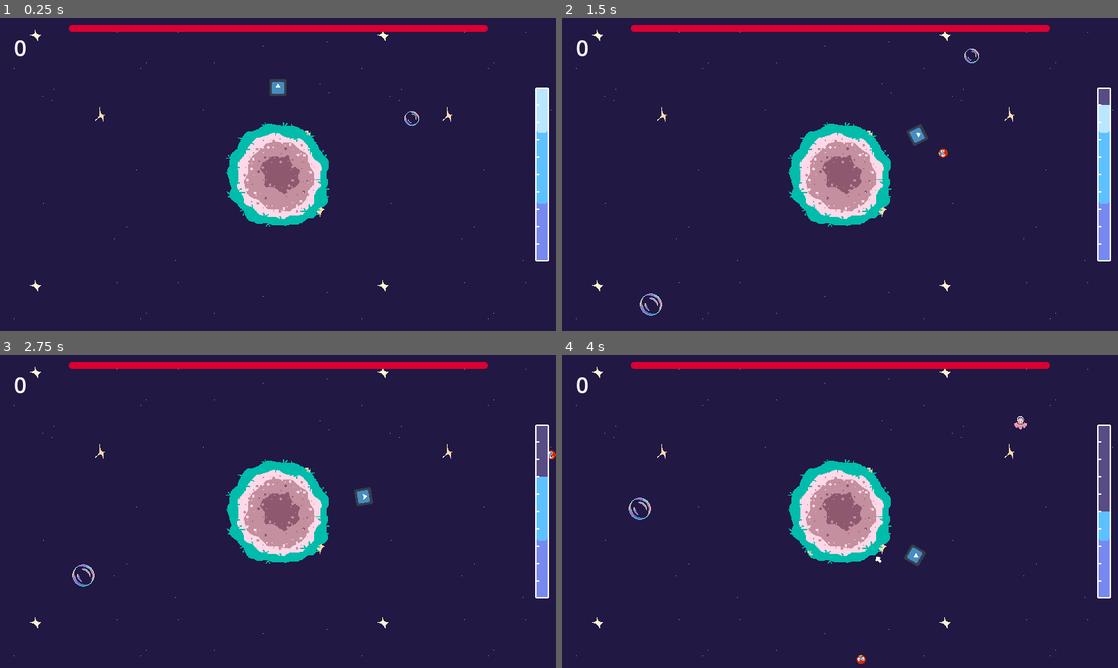
Above: before the commit, frames 1-4 (two rows, left to right).
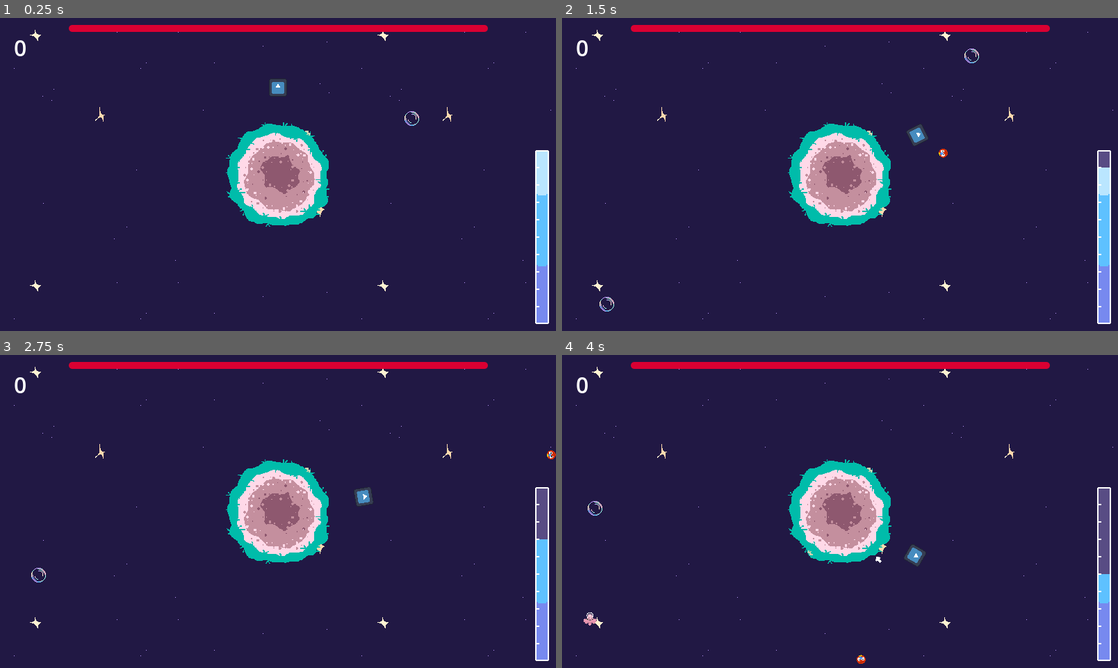
Above: after the commit, the same moments.

Repository: DoubtRabbit/space-farmer
Game: Godot game, scene res://levels/level_base.tscn
Same seed, same stepped clock (60 frames per second), same inputs: the game is played once before the commit and once after it. The engine's default icon, where the game draws it, is replaced by a stand-in: a white triangle on a blue panel in a dark square.
Inputs:
- Up to frame 1 (0.25 s): no input
- Up to frame 2 (1.5 s): tap Enter at 0.5 s; hold D (RIGHT) 0.53-1.28 s; hold Shift (WATER) 0.53-1.28 s; hold A (LEFT) from 1.28 s (still down); tap Space (ATTACK) at 1.35 s
- Up to frame 3 (2.75 s): tap Shift (WATER) at 1.55 s; release A (LEFT) at 2.03 s; hold D (RIGHT) from 2.03 s (still down); hold Shift (WATER) from 2.03 s (still down)
- Up to frame 4 (4 s): release Shift (WATER) at 2.78 s; tap Shift (WATER) at 2.85, 3.8 s; release D (RIGHT) at 3.53 s; hold A (LEFT) from 3.53 s (still down); hold Space (ATTACK) from 3.53 s (still down)

The runs differ from the first frame. In frame 1, 1.7% of the frame differs, in the area x 96-99%, y 22-98%; in frame 2, 1.8%; in frame 3, 1.8%, in the area x 5-99%, y 22-98%; in frame 4, 1.8%.

Commit message:
Move spawner code into separate managers for each enemy type

Diff:
--- a/Scenes/enemies/exploder/exploder.gd
+++ b/Scenes/enemies/exploder/exploder.gd
@@ -1,22 +1,42 @@
-extends StaticBody2D
+extends Node2D
 @onready var SPRITE: Sprite2D = $Sprite2D
 const EXPLOSION = preload("uid://behf1ielot7mo")
 @onready var level_base: Node2D = $"."
-
+@onready var timer: Timer = $Timer
+@export var distance_stop_at = 160 # distance the entity will stop at before going in quickly
 var target
-var SPEED = 100
+var speed
+var FIRST_SPEED = 100
+var SECOND_SPEED = 500
+# speed is initialized to FIRST_SPEED in _ready()
+# speed is stopped in move()
+# speed is set to SECOND_SPEED once timer times out
+# movement is based on move()
 
 # Called when the node enters the scene tree for the first time.
 func _ready() -> void:
+	speed = FIRST_SPEED
 	pass
 
-func _physics_process(delta: float) -> void:
-	var direction = target.global_position - global_position
-	var velocity = direction.normalized() * SPEED
-	position += velocity * delta
+func _process(delta: float) -> void:
+	move(delta)
+	pass
 
 func explode() -> void:
-	SPEED = 0
+	speed = 0 # stop entity
 	SPRITE.texture = EXPLOSION
 	await get_tree().create_timer(0.5).timeout
 	queue_free()
+
+func move(delta: float) -> void:
+	var dir = (target.global_position - global_position).normalized() # Vector2 towards the target
+	var remaining_distance = target.global_position - global_position # distance between the target and self
+	if (remaining_distance.length() <= distance_stop_at):
+		if (timer && timer.is_stopped()):
+			timer.start()
+			speed = 0
+	position += dir * speed * delta
+
+func _on_timer_timeout() -> void:
+	speed = SECOND_SPEED
+	timer.queue_free()
--- a/Scenes/enemies/exploder/exploder.tscn
+++ b/Scenes/enemies/exploder/exploder.tscn
@@ -6,22 +6,16 @@
 [ext_resource type="PackedScene" uid="uid://dhrvm8ls0etdo" path="res://Components/hitbox_component/hitbox_component.tscn" id="3_1nm77"]
 [ext_resource type="PackedScene" uid="uid://b5yunayl0e7ye" path="res://Components/attack/explode/explode.tscn" id="4_uhfv0"]
 
-[sub_resource type="CircleShape2D" id="CircleShape2D_lrejs"]
-radius = 18.0
-
 [sub_resource type="CircleShape2D" id="CircleShape2D_3o735"]
 radius = 22.0
 
-[node name="Exploder" type="StaticBody2D" unique_id=305382726]
+[node name="Exploder" type="Node2D" unique_id=1195157060]
 scale = Vector2(0.5, 0.5)
 script = ExtResource("1_1nm77")
 
 [node name="Sprite2D" type="Sprite2D" parent="." unique_id=1846031470]
 scale = Vector2(0.3, 0.3)
 texture = ExtResource("1_o0i0r")
-
-[node name="CollisionShape2D" type="CollisionShape2D" parent="." unique_id=1094524538]
-shape = SubResource("CircleShape2D_lrejs")
 
 [node name="HealthComponent" parent="." unique_id=1020687223 instance=ExtResource("2_uhfv0")]
 
@@ -34,3 +28,8 @@
 [node name="Explode" parent="." unique_id=637662238 node_paths=PackedStringArray("hitbox") instance=ExtResource("4_uhfv0")]
 hitbox = NodePath("../HitboxComponent")
 ATTACK_DAMAGE = 10.0
+
+[node name="Timer" type="Timer" parent="." unique_id=1541590283]
+one_shot = true
+
+[connection signal="timeout" from="Timer" to="." method="_on_timer_timeout"]
--- /dev/null
+++ b/levels/bubble_manager.gd
@@ -0,0 +1,53 @@
+extends Node2D
+
+const WATER_CARRIER = preload("uid://c3us3rpkhgs2k")
+const WATER_CARRIER_BIG = preload("uid://7eoeoxrdt004")
+
+@onready var timer: Timer = $BubbleTimer
+
+@export var target: Planet
+@export var min_time: float
+@export var max_time: float
+
+# Called when the node enters the scene tree for the first time.
+func _ready() -> void:
+	timer.start()
+	pass # Replace with function body.
+
+
+# Called every frame. 'delta' is the elapsed time since the previous frame.
+func _process(delta: float) -> void:
+	pass
+
+func _on_bubble_timer_timeout() -> void:
+	create_new_bubble()
+	var new_time = randi_range(min_time, max_time)
+	timer.start(new_time)
+
+func create_new_bubble() -> void:
+	var entity = choose_bubble_size()
+	entity.position = new_bubble_position()
+	add_child(entity)
+
+func choose_bubble_size() -> Node2D:
+	var rand_num = randi_range(0, 100)
+	var entity
+	if (rand_num > 30):
+		entity = WATER_CARRIER.instantiate()
+	else:
+		entity = WATER_CARRIER_BIG.instantiate()
+	return entity
+
+func new_bubble_position() -> Vector2:
+	var new_pos = Vector2();
+	var target_width = target.sprite.texture.get_width()
+	var screen_width = get_viewport_rect().size.x
+	var spacing = 50 # extra spacing distance from the side of the planet
+	var no_target_half_width = ((screen_width - target_width) / 2) - spacing # this is half the width of the total X length without the planet
+	var offset = randf_range(-no_target_half_width, no_target_half_width) # pick either left or right side (offset from middle of planet)
+	if (offset > 0):
+		new_pos.x = offset
+	else:
+		new_pos.x = screen_width - offset
+	new_pos.y = get_viewport_rect().size.y
+	return new_pos
--- /dev/null
+++ b/levels/exploder_manager.gd
@@ -0,0 +1,50 @@
+extends Node2D
+
+const EXPLODER = preload("uid://cgjxxpjcg8jbl")
+
+@onready var timer: Timer = $ExploderTimer
+
+@export var target: Planet
+@export var min_time: float
+@export var max_time: float
+
+
+# Called when the node enters the scene tree for the first time.
+func _ready() -> void:
+	timer.start()
+
+
+# Called every frame. 'delta' is the elapsed time since the previous frame.
+func _process(delta: float) -> void:
+	pass
+
+func _on_exploder_timer_timeout() -> void:
+	create_new_exploder()
+	var new_time = randi_range(min_time, max_time)
+	timer.start(new_time)
+
+func create_new_exploder() -> void:
+	var entity = EXPLODER.instantiate()
+	entity.position = new_exploder_position()
+	entity.target = target
+	add_child(entity)
+
+func new_exploder_position() -> Vector2:
+	var random = randi_range(0, 3)
+	var new_pos = Vector2()
+	var screen_width = get_viewport_rect().size.x
+	var screen_height = get_viewport_rect().size.y
+	match (random):
+		0: # top
+			new_pos.x = randf_range(0, screen_width)
+			new_pos.y = -50
+		1: # bottom
+			new_pos.x = randf_range(0, screen_width)
+			new_pos.y = screen_height + 50
+		2: # left
+			new_pos.x = -50
+			new_pos.y = randf_range(0, screen_height)
+		3: # right
+			new_pos.x = screen_width + 50
+			new_pos.y = randf_range(0, screen_height)
+	return new_pos
--- a/levels/level_base.tscn
+++ b/levels/level_base.tscn
@@ -7,6 +7,8 @@
 [ext_resource type="Texture2D" uid="uid://b837x04eqj1yn" path="res://assets/Stars.png" id="5_jd1fy"]
 [ext_resource type="Script" uid="uid://vk1nt1kin0wt" path="res://levels/spawner.gd" id="6_jd1fy"]
 [ext_resource type="PackedScene" uid="uid://c3us3rpkhgs2k" path="res://Scenes/enemies/water_carrier/water_carrier.tscn" id="6_ts4ud"]
+[ext_resource type="Script" uid="uid://bua2xc6psq2ff" path="res://levels/bubble_manager.gd" id="8_cnvg6"]
+[ext_resource type="Script" uid="uid://bvha0kemmegbb" path="res://levels/exploder_manager.gd" id="9_p3adb"]
 
 [node name="LevelBase" type="Node2D" unique_id=400424548]
 script = ExtResource("1_vmt1o")
@@ -42,15 +44,6 @@
 
 [node name="Spawner" type="Node2D" parent="." unique_id=77549691]
 script = ExtResource("6_jd1fy")
-min_bubble_time = 1
-max_bubble_time = 2
-
-[node name="BubbleTimer" type="Timer" parent="Spawner" unique_id=1367621986]
-one_shot = true
-
-[node name="Timer" type="Timer" parent="Spawner" unique_id=281359322]
-wait_time = 3.0
-autostart = true
 
 [node name="Marker2D" type="Marker2D" parent="Spawner" unique_id=488903298]
 position = Vector2(60, 405)
@@ -64,5 +57,23 @@
 [node name="Marker2D4" type="Marker2D" parent="Spawner" unique_id=546920676]
 position = Vector2(734, 401)
 
-[connection signal="timeout" from="Spawner/BubbleTimer" to="Spawner" method="_on_bubble_timer_timeout"]
-[connection signal="timeout" from="Spawner/Timer" to="Spawner" method="_on_timer_timeout"]
+[node name="BubbleManager" type="Node2D" parent="Spawner" unique_id=590211144 node_paths=PackedStringArray("target")]
+script = ExtResource("8_cnvg6")
+target = NodePath("../../Planet")
+min_time = 1.0
+max_time = 10.0
+
+[node name="BubbleTimer" type="Timer" parent="Spawner/BubbleManager" unique_id=1367621986]
+one_shot = true
+
+[node name="ExploderManager" type="Node2D" parent="Spawner" unique_id=1931901935 node_paths=PackedStringArray("target")]
+script = ExtResource("9_p3adb")
+target = NodePath("../../Planet")
+max_time = 5.0
+
+[node name="ExploderTimer" type="Timer" parent="Spawner/ExploderManager" unique_id=281359322]
+wait_time = 3.0
+autostart = true
+
+[connection signal="timeout" from="Spawner/BubbleManager/BubbleTimer" to="Spawner/BubbleManager" method="_on_bubble_timer_timeout"]
+[connection signal="timeout" from="Spawner/ExploderManager/ExploderTimer" to="Spawner/ExploderManager" method="_on_exploder_timer_timeout"]
--- a/levels/spawner.gd
+++ b/levels/spawner.gd
@@ -1,61 +1,15 @@
 extends Node2D
-const EXPLODER = preload("uid://cgjxxpjcg8jbl")
 @onready var planet: Planet = $"../Planet"
-const WATER_CARRIER = preload("uid://c3us3rpkhgs2k")
-const WATER_CARRIER_BIG = preload("uid://7eoeoxrdt004")
-@onready var bubble_timer: Timer = $BubbleTimer
 @onready var marker_2d: Marker2D = $Marker2D
 @onready var marker_2d_2: Marker2D = $Marker2D2
 @onready var marker_2d_4: Marker2D = $Marker2D4
 @onready var marker_2d_3: Marker2D = $Marker2D3
 
-@export var min_bubble_time: int
-@export var max_bubble_time: int
-
 # Called when the node enters the scene tree for the first time.
 func _ready() -> void:
-	bubble_timer.start()
 	pass # Replace with function body.
 
 
 # Called every frame. 'delta' is the elapsed time since the previous frame.
 func _process(delta: float) -> void:
 	pass
-
-func _on_bubble_timer_timeout() -> void:
-	var rand_num = randi_range(0, 100)
-	var entity
-	if (rand_num > 30):
-		entity = WATER_CARRIER.instantiate()
-	else:
-		entity = WATER_CARRIER_BIG.instantiate()
-
-	var planet_width = planet.sprite.texture.get_width()
-	var screen_width = get_viewport_rect().size.x
-	var spacing = 50 # extra spacing distance from the side of the planet
-	var no_planet_half_width = ((screen_width - planet_width) / 2) - spacing # this is half the width of the total X length without the planet
-	var offset = randf_range(-no_planet_half_width, no_planet_half_width) # pick either left or right side (offset from middle of planet)
-	if (offset > 0):
-		entity.position.x = offset
-	else:
-		entity.position.x = screen_width - offset
-	entity.position.y = get_viewport_rect().size.y
-	get_parent().add_child(entity)
-	var new_time = randi_range(min_bubble_time, max_bubble_time)
-	bubble_timer.start(new_time)
-
-
-func _on_timer_timeout() -> void:
-	print("timeout")
-	var random = randi_range(0, 3)
-	var entity = EXPLODER.instantiate()
-	entity.target = planet
-	if (random == 0):
-		entity.position = marker_2d.position
-	elif (random == 1):
-		entity.position = marker_2d_2.position
-	elif (random == 2):
-		entity.position = marker_2d_3.position
-	elif (random == 3):
-		entity.position = marker_2d_4.position
-	add_child(entity)
--- a/scenes/gameui/game_ui.tscn
+++ b/scenes/gameui/game_ui.tscn
@@ -23,19 +23,18 @@
 
 [node name="Water" type="TextureProgressBar" parent="." unique_id=860795585]
 layout_mode = 1
-anchors_preset = 6
+anchors_preset = 3
 anchor_left = 1.0
-anchor_top = 0.5
+anchor_top = 1.0
 anchor_right = 1.0
-anchor_bottom = 0.5
-offset_left = -1.0
-offset_top = -0.5
-offset_bottom = 0.5
+anchor_bottom = 1.0
+offset_left = -10.0
+offset_top = -159.0
 grow_horizontal = 0
-grow_vertical = 2
+grow_vertical = 0
 size_flags_stretch_ratio = 0.0
 offset_transform_enabled = true
-offset_transform_position = Vector2(-10, 0)
+offset_transform_position = Vector2(-10, -10)
 fill_mode = 3
 texture_under = ExtResource("2_44pwp")
 texture_over = ExtResource("3_81b4j")
--- a/scenes/plant/plant.gd
+++ b/scenes/plant/plant.gd
@@ -44,25 +44,6 @@
 func water() -> void:
 	grow_plant()
 
-func enable_thirsty() -> void:
-	thirsty = true
-	#thirsty_icon.visible = true
-	growth_state += 1
-	print(growth_state)
-	match growth_state:
-			0:
-				sprite.region_rect = Rect2(48, 0, 48, 48)
-			1:
-				sprite.region_rect = Rect2(144, 0, 48, 48)
-			3:
-				sprite.region_rect = Rect2(240, 0, 48, 48)
-			5:
-				sprite.region_rect = Rect2(192, 0, 48, 48)
-
-
 func disable_thirsty() -> void:
 	thirsty = false
 	#thirsty_icon.visible = false
-
-func _on_growth_cooldown_timeout() -> void:
-	enable_thirsty()
Not shown, added: levels/bubble_manager.gd.uid
Not shown, added: levels/exploder_manager.gd.uid
